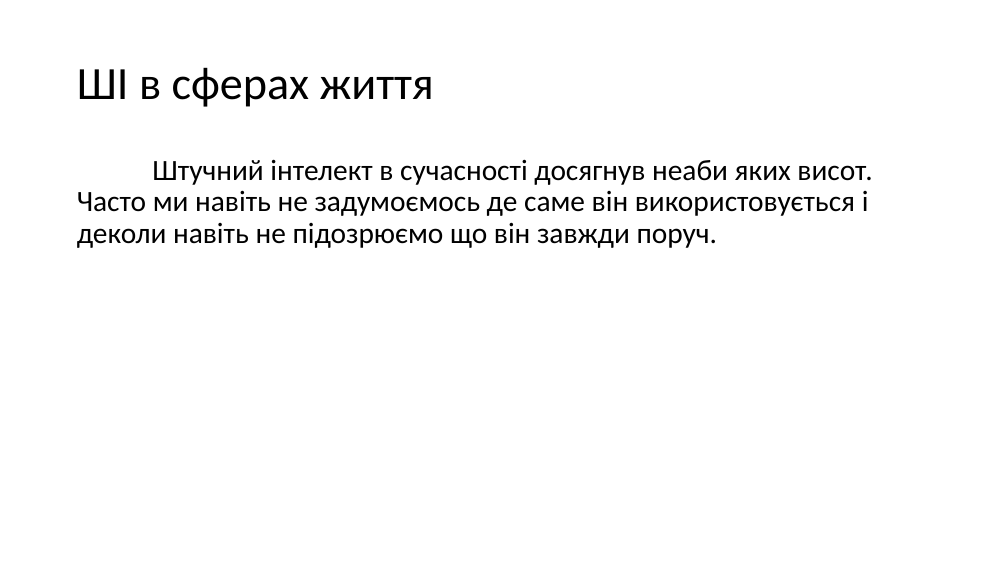
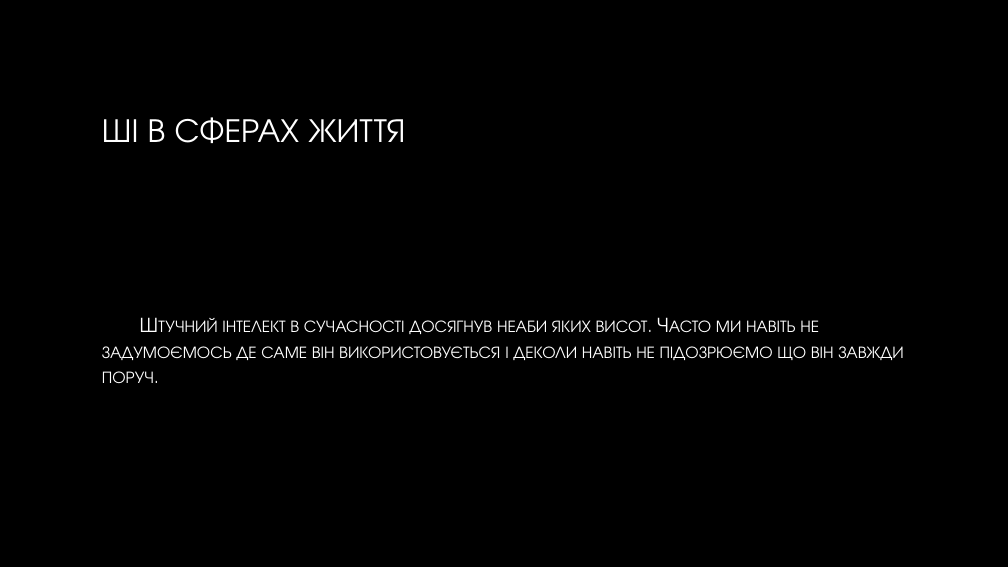
Before and after one commit to NazarkoNaN/Learning2021-2022, a slide deck: slide 8 of ОШІ/Сучасний стан та перспективи штучного інтелекту.pptx. Drawn at 1008x567 pixels with LibreOffice and Linux fonts; fonts in the diff are those of the drawing; background and template pictures are left out. Boxes give left, top, right and bottom in pixels: in the first picture for what was removed or moved away, otherwise in the second. Text is boxed around its words. In the diff, an @@ line names an element or a change of style, - is before the commit and + after.

```diff
--- a/ОШІ/Сучасний стан та перспективи штучного інтелекту.pptx
+++ b/ОШІ/Сучасний стан та перспективи штучного інтелекту.pptx
@@ background #FFFFFF to picture (left out) @@
@@ title at box(102, 117, 405, 143): text changed; size 44 to 32 pt; font Calibri to TeX Gyre Adventor; text colour #000000 to gradient #FFFFFF to #A6A6A6 @@
-ШІ в сферах життя
+ШІ В СФЕРАХ ЖИТТЯ
@@ text "Штучний інтелект в сучасності досягнув ...": place and size @@
-text "Штучний інтелект в сучасності досягнув ..." at box(77, 159, 872, 248)
+text "Штучний інтелект в сучасності досягнув ..." at box(102, 320, 903, 383)
@@ text "Штучний інтелект в сучасності досягнув ..." at box(102, 320, 903, 383): size 28 to 20 pt, font Calibri to TeX Gyre Adventor, text colour #000000 to gradient #FFFFFF to #BFBFBF, small capitals on; line spacing 0.9 to 1; vertical alignment top to middle @@
```
Also in this commit, not shown: 14 other slides changed, 11 other files.
